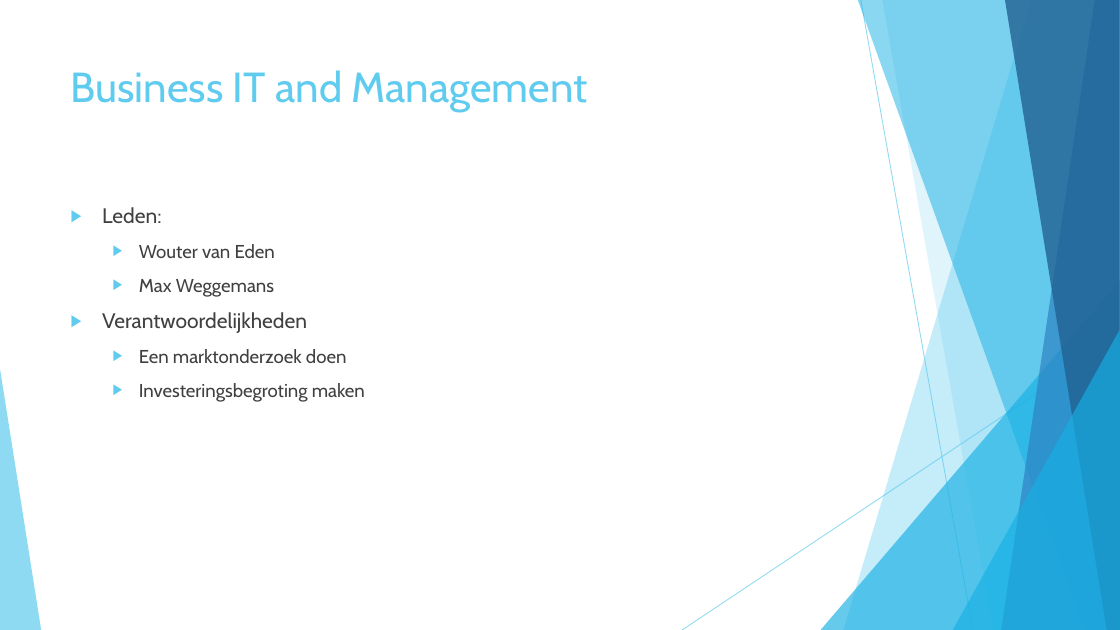
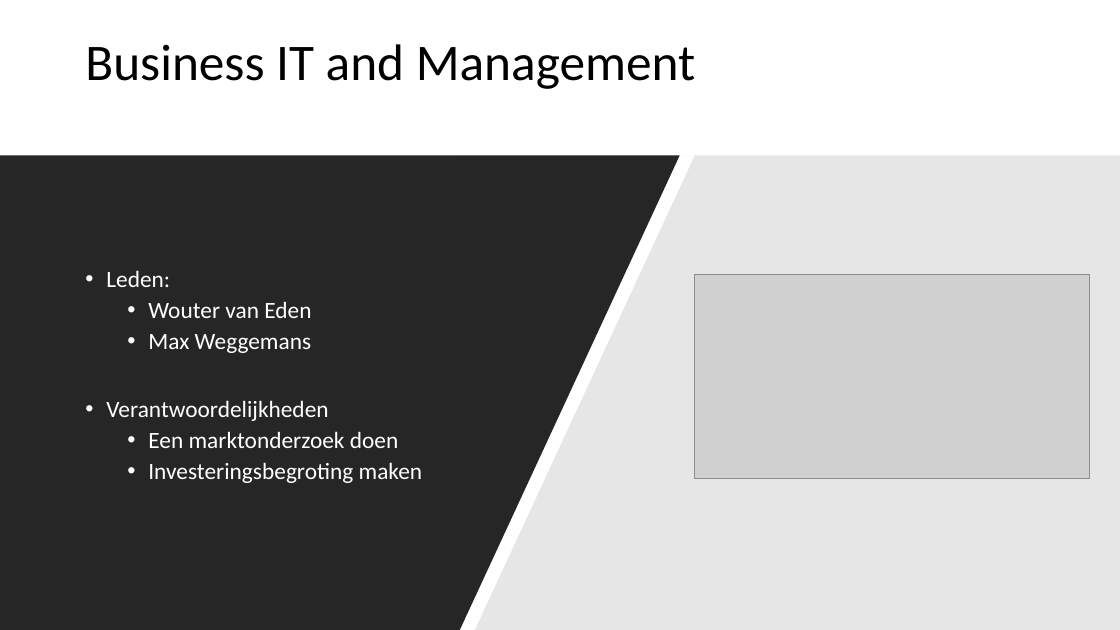
Before and after one commit to wouter503/IDP, a slide deck: slide 15 of Plan van aanpak/presentatie.pptx (slide 11 before the commit). Drawn at 1120x630 pixels with LibreOffice and Linux fonts; fonts in the diff are those of the drawing; grey boxes stand for pictures. Boxes give left, top, right and bottom in pixels: in the first picture for what was removed or moved away, otherwise in the second. Text is boxed around its words. In the diff, an @@ line names an element or a change of style, - is before the commit and + after.

```diff
--- a/Plan van aanpak/presentatie.pptx
+++ b/Plan van aanpak/presentatie.pptx
@@ title "Business IT and Management": place and size @@
-title "Business IT and Management" at [71, 70, 588, 112]
+title "Business IT and Management" at [85, 44, 695, 89]
@@ title "Business IT and Management" at [85, 44, 695, 89]: size 36 to 44 pt, font Cabin to Calibri, text colour #5FCBEF to #000000; line spacing 1 to 0.9; vertical alignment top to middle @@
@@ freeform shape added at [0, 155, 680, 630], fill #262626 @@
@@ freeform shape added at [455, 155, 1120, 630], fill #E7E6E6 @@
@@ text "Leden:": place and size @@
-text "Leden:" at [102, 207, 365, 402]
+text "Leden:" at [106, 270, 423, 483]
@@ text "Leden:" at [106, 270, 423, 483]: size 18 to 20 pt in "Leden:", "Verantwoordelijkheden"; font Cabin to Calibri, text colour #404040 to #FFFFFF; size 16 to 20 pt in "Wouter van Eden", "Max Weggemans", "Een marktonderzoek doen", "Investeringsbegroting maken"; bullet ▶ to •; line spacing 1 to 0.9; less space between paragraphs; vertical alignment top to middle @@
@@ picture added at [695, 274, 1090, 478] @@
@@ group removed at [0, 0, 1120, 630]: 5 freeform shapes, 3 triangles, 2 lines @@
```
Also in this commit, not shown: 11 other slides changed, 4 slides added.
